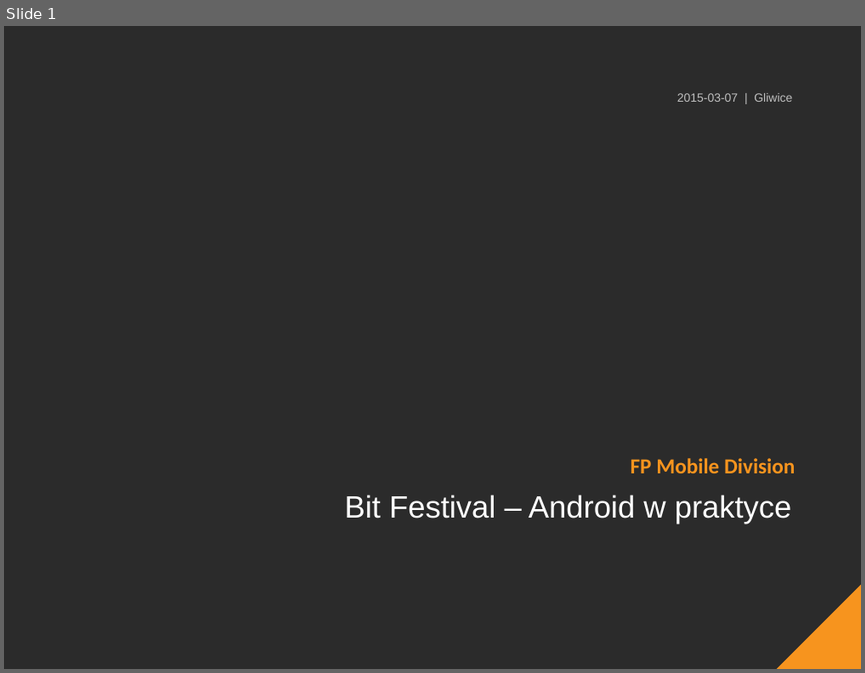
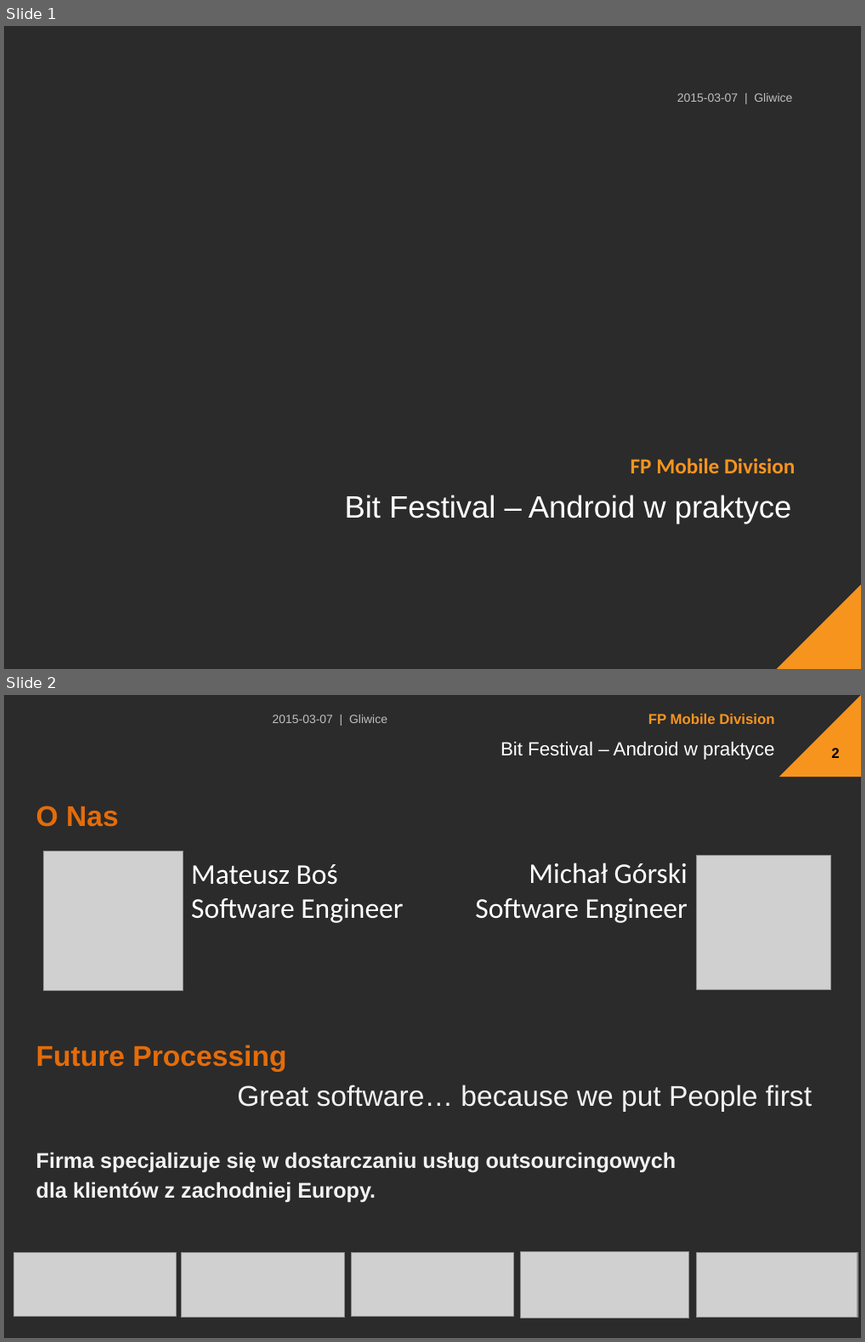
Before and after one commit to The-Lizard-Project/android-basics, a slide deck: Dokumenty/Presentation.pptx. Shown one above the other, each under a label of ours: slide 1 before the commit, slides 1 and 2 after it. The pictures are 865x673 and 865x1342 pixels, drawn with LibreOffice and Linux fonts; fonts in the diff are those of the drawing; grey boxes stand for pictures; background and template pictures are left out; a plain dark background stands for a picture behind light text. Boxes give left, top, right and bottom in pixels: in the first picture for what was removed or moved away, otherwise in the second. Text is boxed around its words. In the diff, an @@ line names an element or a change of style, - is before the commit and + after.

```diff
--- a/Dokumenty/Presentation.pptx
+++ b/Dokumenty/Presentation.pptx
@@ slide 2 added at [4,695,861,1338], background picture (left out) @@
@@ text added at [273,715,387,723], 10 pt, text #BFBFBF @@
+2015-03-07 | Gliwice
@@ text added at [648,714,774,724], 12 pt, text #F7941E, bold @@
+FP Mobile Division
@@ right triangle added at [779,695,861,777], fill #F7941E @@
@@ text added at [500,741,774,760], 16 pt, text #FFFFFF @@
+Bit Festival – Android w praktyce
@@ page number added at [831,748,839,758], 12 pt, text #000000, bold @@
+2
@@ text added at [36,805,812,1202], 18 pt, text #F2F2F2, bold @@
+O Nas
+Future Processing
+Great software… because we put People first
+Firma specjalizuje się w dostarczaniu usług outsourcingowych
+dla klientów z zachodniej Europy.
@@ picture added at [43,851,182,990] @@
@@ text added at [191,864,403,923], 24 pt, text #FFFFFF @@
+Mateusz Boś
+Software Engineer
@@ text added at [475,862,687,923], 24 pt, text #FFFFFF @@
+Michał Górski
+Software Engineer
@@ picture added at [696,855,830,989] @@
@@ picture added at [14,1253,177,1317] @@
@@ picture added at [182,1253,345,1317] @@
@@ picture added at [351,1253,513,1317] @@
@@ picture added at [520,1251,688,1318] @@
@@ picture added at [696,1253,857,1317] @@
```
Also in this commit, not shown: 29 slides changed, 9 other slides added, 11 slides removed.
